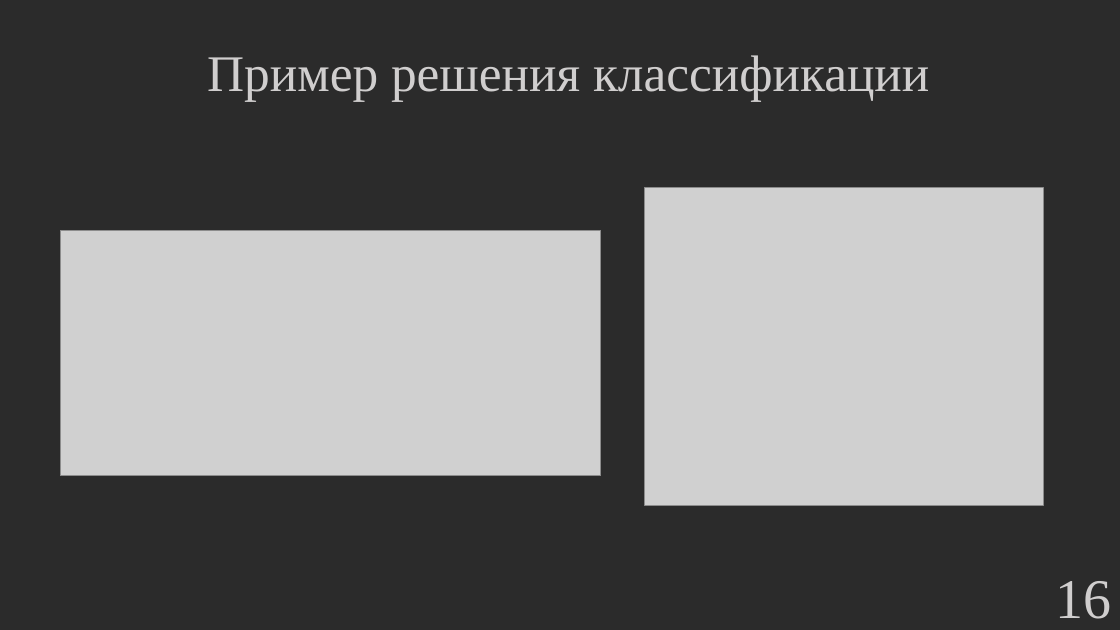
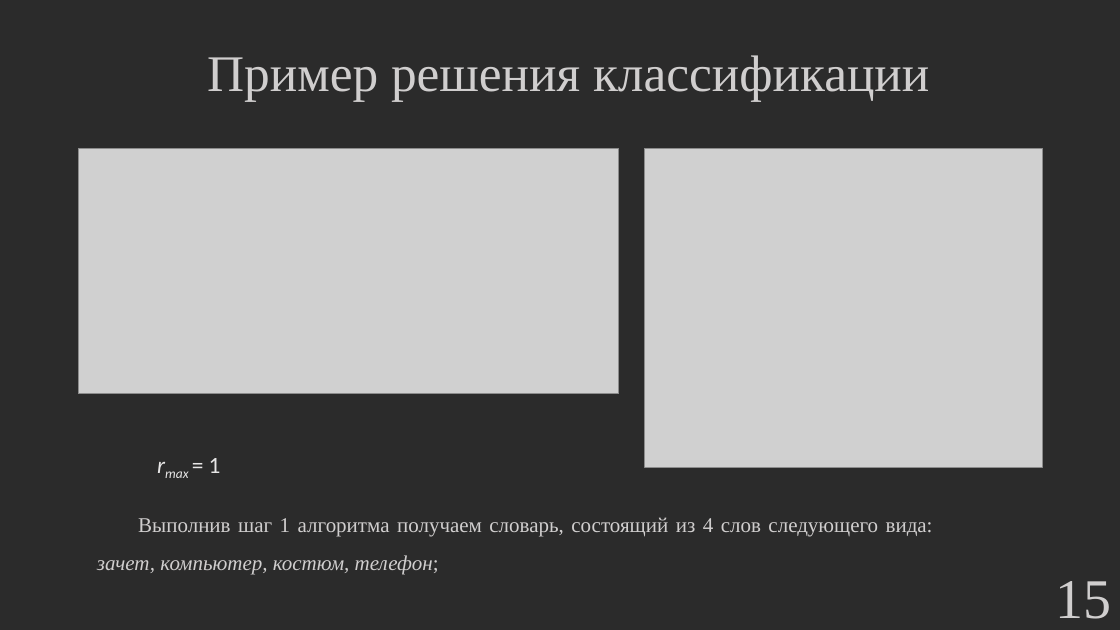
Before and after one commit to hetikk/diplom, a slide deck: slide 15 of docs/Презентация.pptx (slide 16 before the commit). Drawn at 1120x630 pixels with LibreOffice and Linux fonts; fonts in the diff are those of the drawing; grey boxes stand for pictures; background and template pictures are left out; a plain dark background stands for a picture behind light text. Boxes give left, top, right and bottom in pixels: in the first picture for what was removed or moved away, otherwise in the second. Text is boxed around its words. In the diff, an @@ line names an element or a change of style, - is before the commit and + after.

```diff
--- a/docs/Презентация.pptx
+++ b/docs/Презентация.pptx
@@ picture: place and size @@
-picture at [60, 230, 601, 476]
+picture at [78, 149, 618, 394]
@@ picture: place and size @@
-picture at [645, 187, 1044, 506]
+picture at [644, 149, 1043, 467]
@@ text added at [209, 458, 221, 473], 20 pt, text #E7E6E6, italic @@
+rmax = 1
@@ text added at [97, 517, 933, 575], 18 pt, text #D0CECE @@
+Выполнив шаг 1 алгоритма получаем словарь, состоящий из 4 слов следующего вида: зачет, компьютер, костюм, телефон;
@@ page number at [1056, 581, 1112, 619]: text changed @@
-16
+15
```
Also in this commit, not shown: 15 other slides changed, 4 slides removed, 2 other files.
